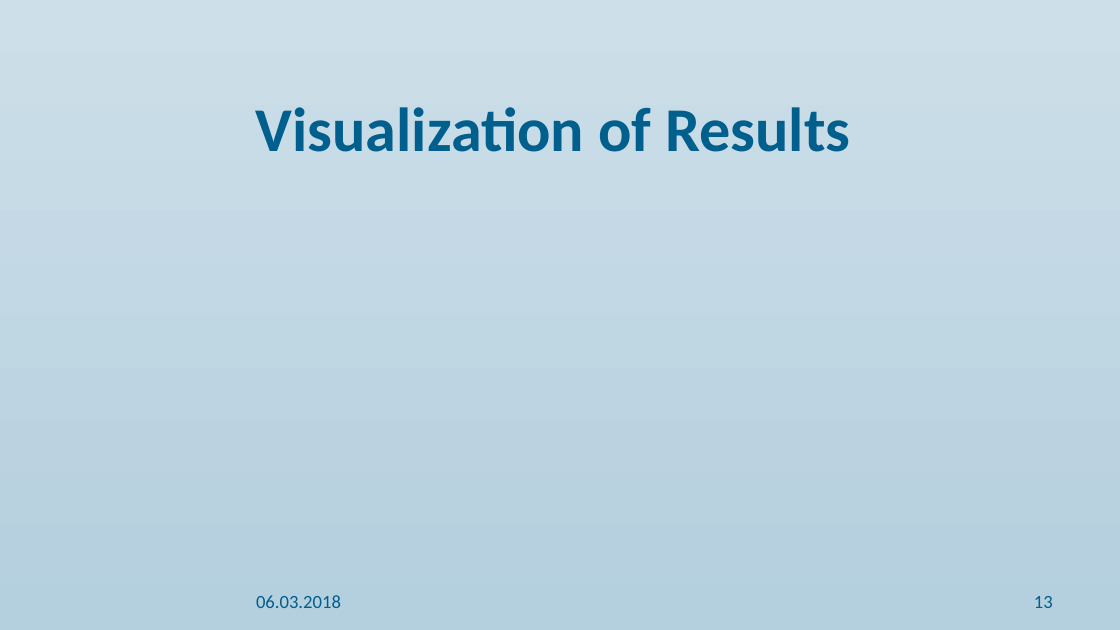
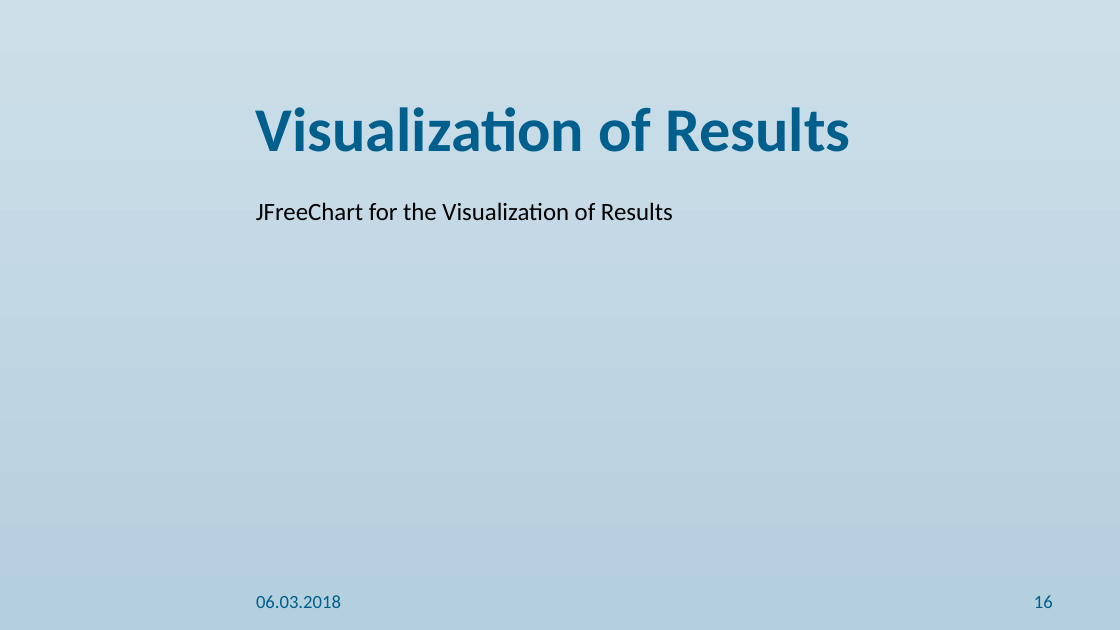
Before and after one commit to alkascaria/7_project4_antidote_benchmarks, a slide deck: slide 16 of Final Presentation/final presentation ppt.pptx (slide 13 before the commit). Drawn at 1120x630 pixels with LibreOffice and Linux fonts; fonts in the diff are those of the drawing; background and template pictures are left out. Boxes give left, top, right and bottom in pixels: in the first picture for what was removed or moved away, otherwise in the second. Text is boxed around its words. In the diff, an @@ line names an element or a change of style, - is before the commit and + after.

Commit message:
Changed Presentation

```diff
--- a/Final Presentation/final presentation ppt.pptx
+++ b/Final Presentation/final presentation ppt.pptx
@@ subtitle added at (256,202,673,220), 16 pt, text #000000 @@
+JFreeChart for the Visualization of Results
@@ page number at (1034,595,1053,608): text changed @@
-13
+16
```
Also in this commit, not shown: 3 other slides changed, 3 slides added.
